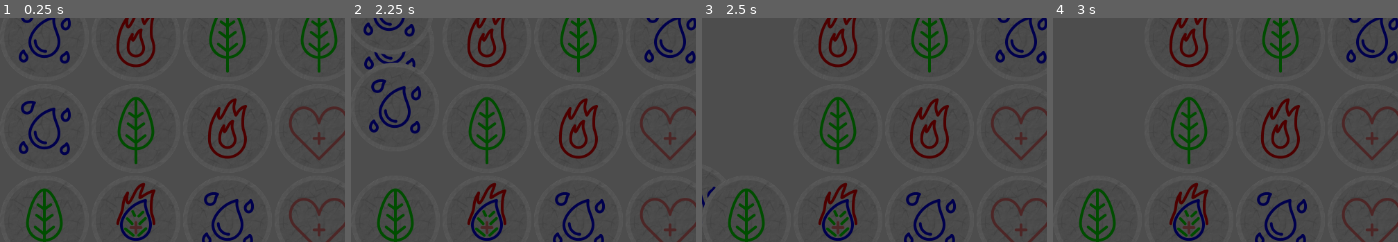
Above: before the commit, frames 1-4 (left to right).
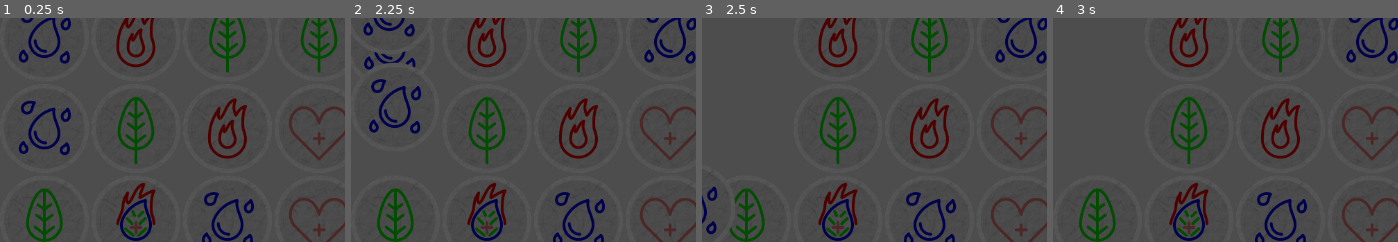
Above: after the commit, the same moments.

Repository: xorblo-doitus/Alygn
Game: Godot game, scene res://board/board.tscn
Same seed, same stepped clock (60 frames per second), same inputs: the game is played once before the commit and once after it.
Inputs (mouse positions are % of the whole screen's width and height, from its top left):
- Up to frame 1 (0.25 s): no input
- Up to frame 2 (2.25 s): tap Enter at 0.5 s; drag from (6, 9) to (69, 28) at 0.52 s; drag from (6, 9) to (52, 70) at 1.27 s; move the mouse to (20, 9) at 2.02 s; click (20, 9) at 2.17 s
- Up to frame 3 (2.5 s): no input
- Up to frame 4 (3 s): tap Space at 2.75 s; drag from (33, 9) to (23, 35) at 2.77 s
The pictures show only the part of the screen within x 0-50%, y 25-75%; the shares and areas given below are measured in that part.

Frames 1-2 are identical in both runs. In frame 3, 0.4% of the frame differs, in the area x 0-10%, y 75-97%; in frame 4, nothing differs.

Commit message:
Place falling token in foreground

Diff:
--- a/board/grid/token/token_sprite/token_sprite.gd
+++ b/board/grid/token/token_sprite/token_sprite.gd
@@ -81,6 +81,7 @@
 
 
 func fall() -> void:
+	z_index = 1
 	create_tween().tween_property(
 		visual,
 		"global_position:y",
@@ -97,6 +98,7 @@
 
 
 func refill() -> void:
+	z_index = 0
 	visual.position.x = 0
 	visual.global_position.y = get_viewport_rect().position.y - visual.size.y
 
